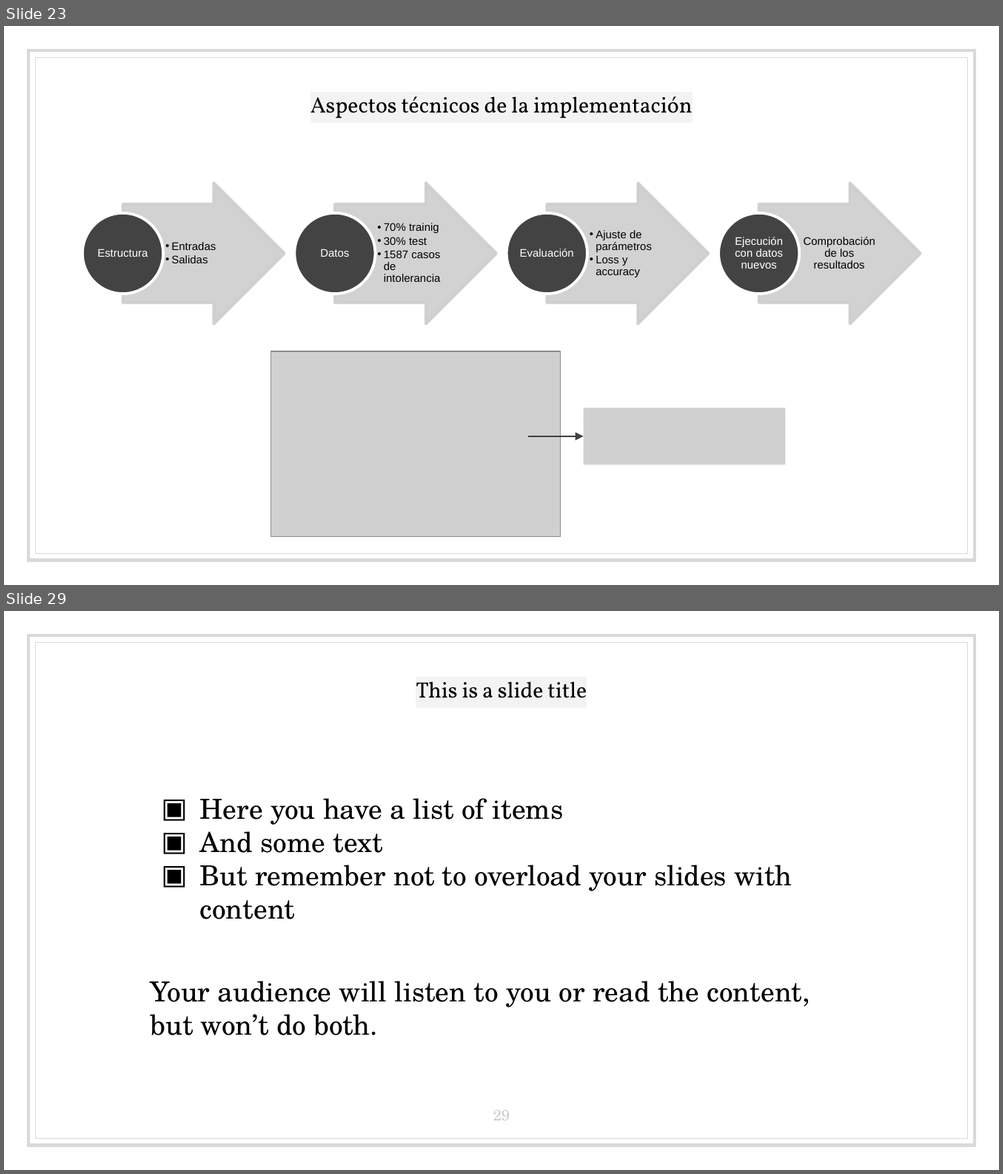
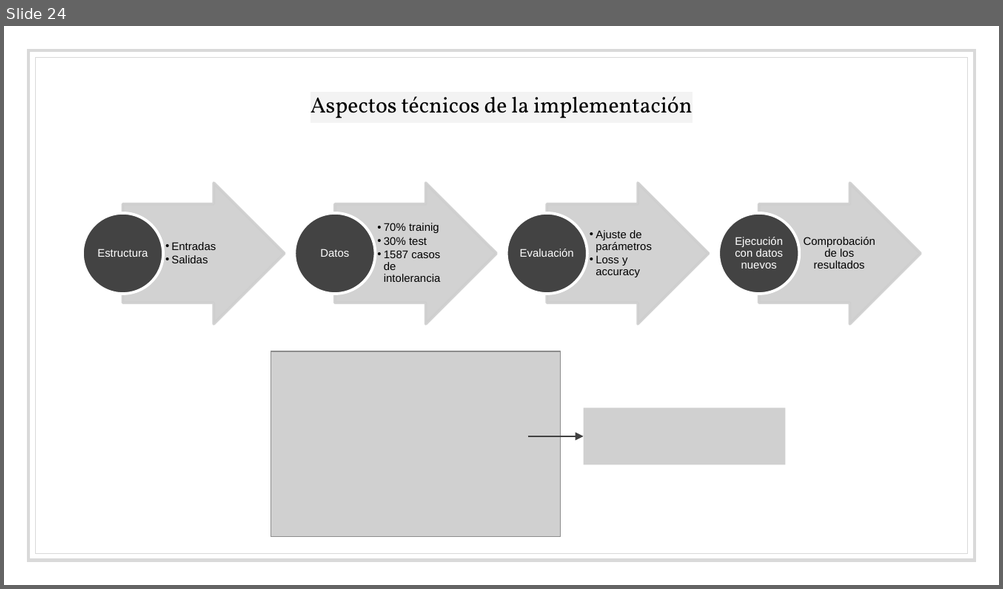
Before and after one commit to bserranoanton/TFG-mates, a slide deck: Defensa/transparenciasDefensa.pptx. Shown one above the other, each under a label of ours: slides 23 and 29 before the commit, slide 24 after it; the slides between them are not shown. The pictures are 1003x1174 and 1003x589 pixels, drawn with LibreOffice and Linux fonts; fonts in the diff are those of the drawing; grey boxes stand for pictures. Boxes give left, top, right and bottom in pixels: in the first picture for what was removed or moved away, otherwise in the second. Text is boxed around its words. In the diff, an @@ line names an element or a change of style, - is before the commit and + after.

```diff
--- a/Defensa/transparenciasDefensa.pptx
+++ b/Defensa/transparenciasDefensa.pptx
@@ slide 29 removed at box(4, 611, 999, 1170), background #FFFFFF; not listed: 2 template elements that a slide beside it also shows @@
@@ title removed at box(415, 681, 586, 698) @@
-This is a slide title
@@ text removed at box(150, 798, 810, 1036) @@
-▣ Here you have a list of items
-▣ And some text
-▣ But remember not to overload your slides with content
-Your audience will listen to you or read the content, but won’t do both.
@@ page number removed at box(493, 1111, 510, 1121) @@
-29
@@ what was slide 23 is now slide 24 @@
```
Also in this commit, not shown: 1 slide changed, 3 slides added, 27 other slides removed, 5 other files.
